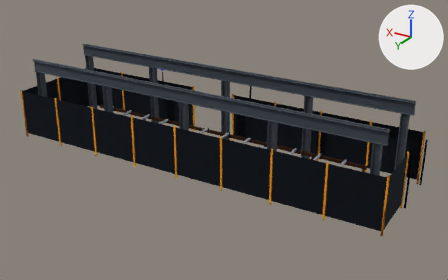
Two versions of the glTF model web/models/cell.glb, one commit apart.
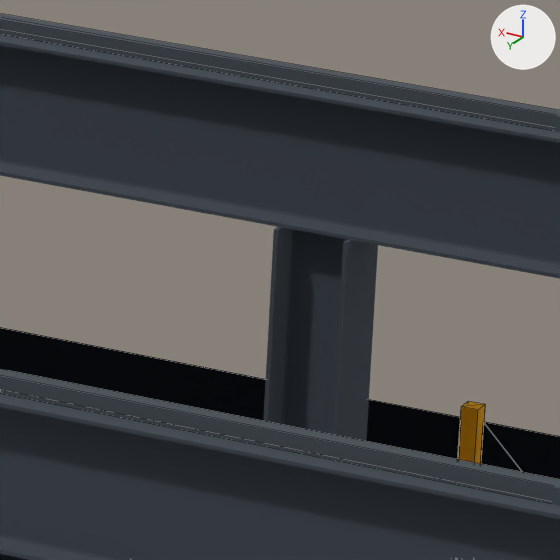
The first picture shows the older version from a 50 mm lens placed at (-6.31, 19.14, 10.53), pointed at (5.47, -0.49, 0.72). The close-ups show the older and then the newer version on the part from 63% to 73% of the width and 27% to 44% of the height of that picture. Only the edits that show in the close-ups are written down. Arrows for +X, +Y and +Z are at upper right; the lights stay in place. The close-ups show mesh edges as thin lines. Where no turn or scale is listed for an object, it has been applied to the vertices.

The first close-up shows 'column_front_2', 'crane_rail_back', 'crane_rail_front', 'fence_mesh_2', 'fence_mesh_3', 'fence_post_3', 'runway_back', 'runway_front'.
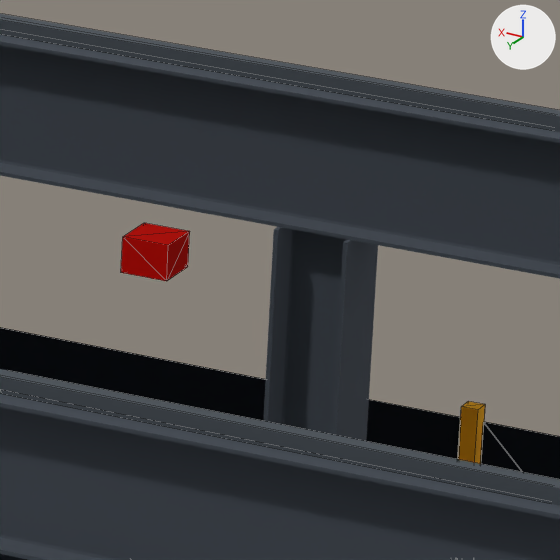
Boxes (x1, y1, x2, y2) around the edits, measured in the close-ups (560 x 560 px):
'fire_detector', added (red)
    after: (121, 223, 190, 281)

What the commit changed:
Mesh me_fire_detector is new.
It is a box spanning x 2.7..2.86, y -1.22..-1.06, z 2.73..2.85.
It uses material mat_mat_9 (red #d91f17).
Object 'fire_detector' (ob_fire_detector) is new; it shows me_fire_detector.
Its location is (0.0, 0.0, 0.0).
